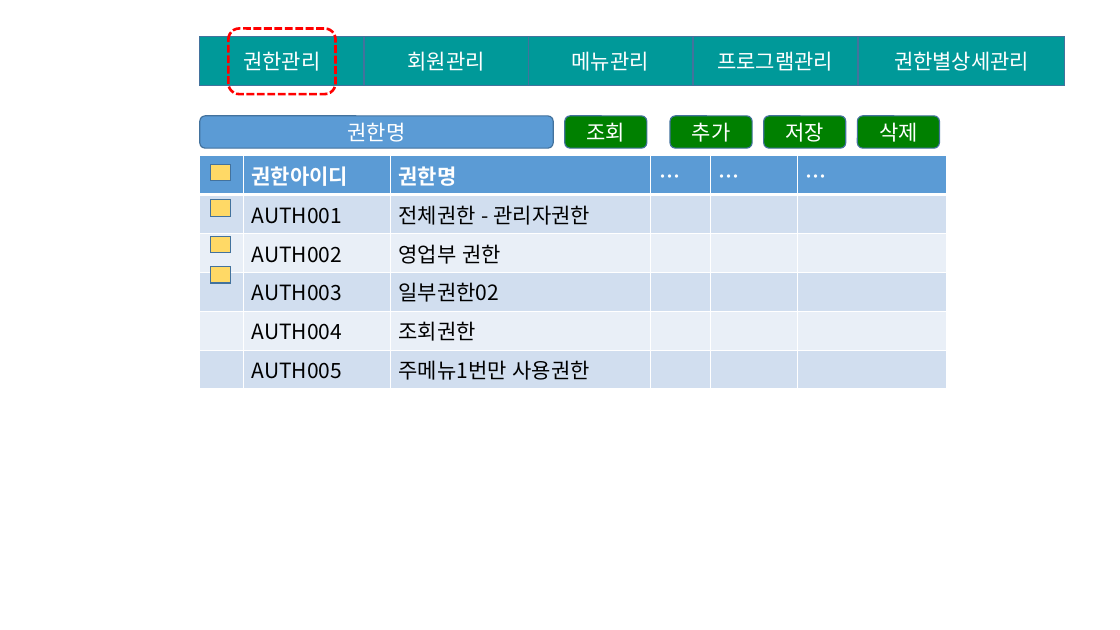
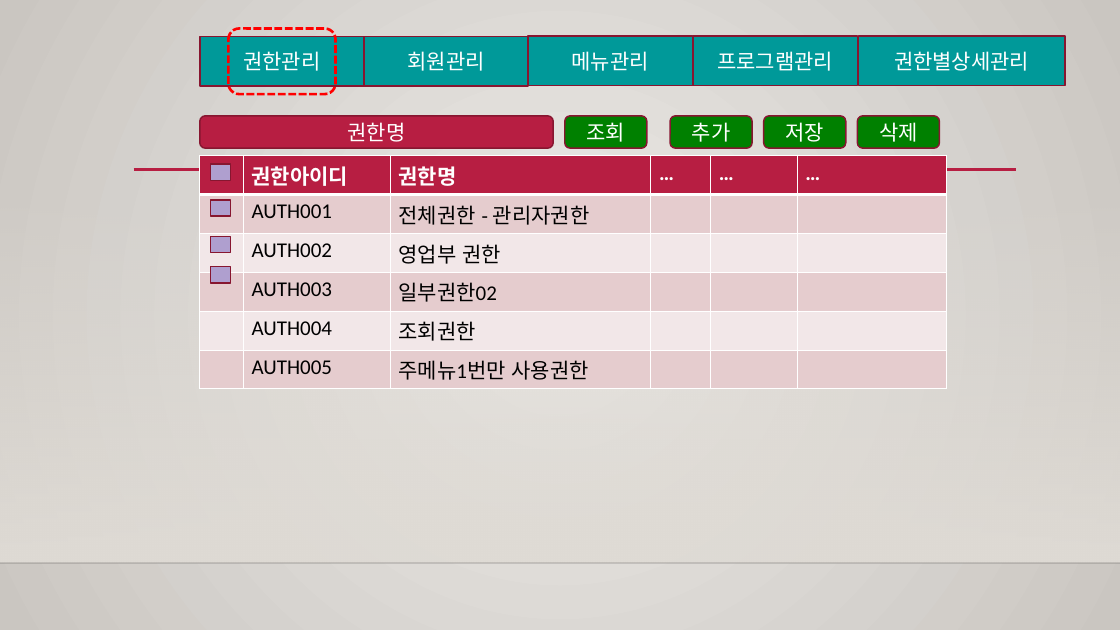
Before and after one commit to SniperDitto/save, a slide deck: slide 8 of 2022JAVA_YSH 1/자료 (1) (1)/권한관리 데이터베이스.pptx. Drawn at 1120x630 pixels with LibreOffice and Linux fonts; fonts in the diff are those of the drawing; background and template pictures are left out. Boxes give left, top, right and bottom in pixels: in the first picture for what was removed or moved away, otherwise in the second. Text is boxed around its words. In the diff, an @@ line names an element or a change of style, - is before the commit and + after.

```diff
--- a/2022JAVA_YSH 1/자료 (1) (1)/권한관리 데이터베이스.pptx
+++ b/2022JAVA_YSH 1/자료 (1) (1)/권한관리 데이터베이스.pptx
@@ background #FFFFFF to gradient #ECEAE7 to #CAC7C1 @@
@@ rounded rectangle "권한명" at [200,116,554,148]: font Noto Sans CJK KR to Calibri; fill #5B9BD5 to #B71E42; outline #43739E 1 pt to #871631 1.25 pt @@
@@ font Noto Sans CJK KR to Calibri; outline #43739E 1 pt to #871631 1.25 pt in 9 elements at [364,37,528,87], [200,37,364,87], [693,36,857,86], [670,116,753,148], [764,116,846,148], [858,116,940,148], [528,36,692,86], [859,36,1065,86], [565,116,647,148] @@
@@ line added from (134, 170) to (1017, 170), #B71E42 2.5 pt @@
@@ table at [200,156,947,384] @@
@@ fill #5B9BD5 to #B71E42 in row 1 @@
@@ fill #D2DEEF to #E6CDCF in 18 cells @@
@@ fill #EAEFF7 to #F3E8E9 in 12 cells @@
@@ font Noto Sans CJK KR to Calibri @@
@@ rectangle added at [0,186,1120,563], fill gradient #DFDBD5 @@
@@ fill #FFD966 to #AF9FCF; outline #43739E 1 pt to #871631 1.25 pt in 4 elements at [211,164,231,180], [211,200,231,216], [211,236,231,252], [211,267,231,283] @@
@@ line added from (0, 563) to (1120, 563), #000001 1 pt @@
```
Also in this commit, not shown: 12 other slides changed, 3 slides removed, 8 other files.
